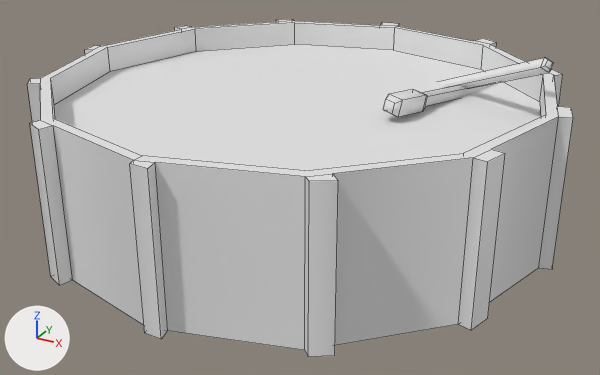
The FBX model Lullaby/Assets/Art/Models/Level/Platforms/drum.fbx as it was, and as the next commit left it.
Rendered twice from a camera (50 mm lens) standing at (3.26, -5.89, 2.56) and looking at (0.1, -0.16, -0.31). Every picture has the same lights, and +X, +Y and +Z are marked at lower left. Mesh edges are drawn as thin lines. Where no turn or scale is listed for an object, it has been applied to the vertices.

Before the edit, the objects in view are built like this:
```python
me_cilindro = bpy.data.meshes.new('Cilindro')
me_cilindro.from_pydata(...)  # 120 vertices, 88 faces; spans x -2.21..2.24, y -2.21..2.25, z -0.62..0.62
me_cubo = bpy.data.meshes.new('Cubo')
me_cubo.from_pydata(...)  # 24 vertices, 22 faces; spans x 0.4..2.2, y 0.19..1.6, z -0.04..0.96
me_cubo_001 = bpy.data.meshes.new('Cubo.001')
me_cubo_001.from_pydata(...)  # 24 vertices, 22 faces; spans x 1.01..1.71, y -0.21..2.08, z 0.26..0.61
ob_baquet = bpy.data.objects.new('baquet', me_cubo)
ob_baquet.location = (-0.214, 0.099, -0.011)
ob_baquet_001 = bpy.data.objects.new('baquet.001', me_cubo_001)
ob_baquet_001.location = (-0.214, 0.099, -0.011)
ob_drum = bpy.data.objects.new('drum', me_cilindro)
ob_drum.location = (0.0, 0.0, 0.0)
```
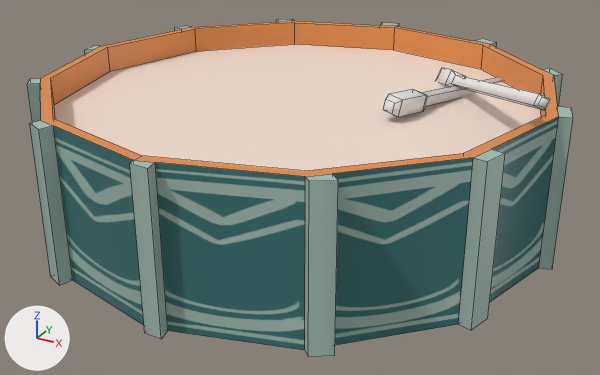
The change in detail:
Picture 'Drum_texture.PNG' (img_drum_texture_png) is new.
Material 'Material' (mat_material) is new.
Its texture is img_drum_texture_png.
me_cilindro has 120 vertices, 88 faces and spans x -2.21..2.24, y -2.21..2.25, z -0.62..0.62.
me_cilindro is used by ob_drum; location (0.0, 0.0, 0.0).
me_cilindro part 1: texture (UV) coordinates of 88 of 88 faces, centred in x -2.2..2.2, y -2.2..2.25, z -0.62..0.62, changed; they spanned u 0.03..0.97, v 0.0..0.78 and now span u 0.02..0.98, v 0.04..0.99.
me_cilindro now uses material mat_material (picture img_drum_texture_png).
Mesh me_cubo_1 is new.
It has 24 vertices, 22 faces and spans x 0.97..2.38, y -0.67..1.28, z 0.32..0.94.
Object 'baquet' (ob_baquet) is deleted.
Object 'Cubo' (ob_cubo) is new; it shows me_cubo_1.
Its location is (-0.214, 0.099, -0.011).

Boxes [x1, y1, x2, y2] around the edits, measured in the pictures (600 x 375 px):
'drum', recoloured, surface changed: [27, 19, 573, 357] in both
'Cubo', added: after [436, 68, 550, 110]
'baquet', deleted: before [439, 58, 554, 88]
